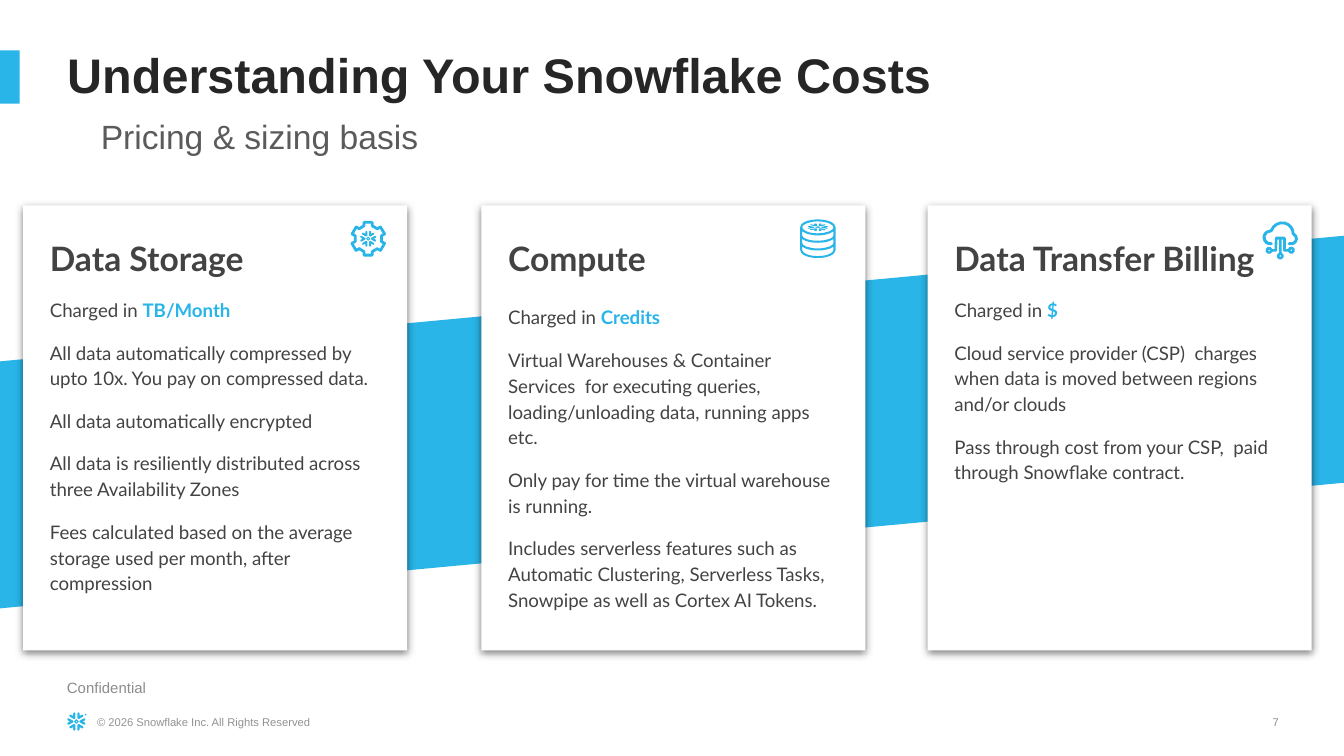
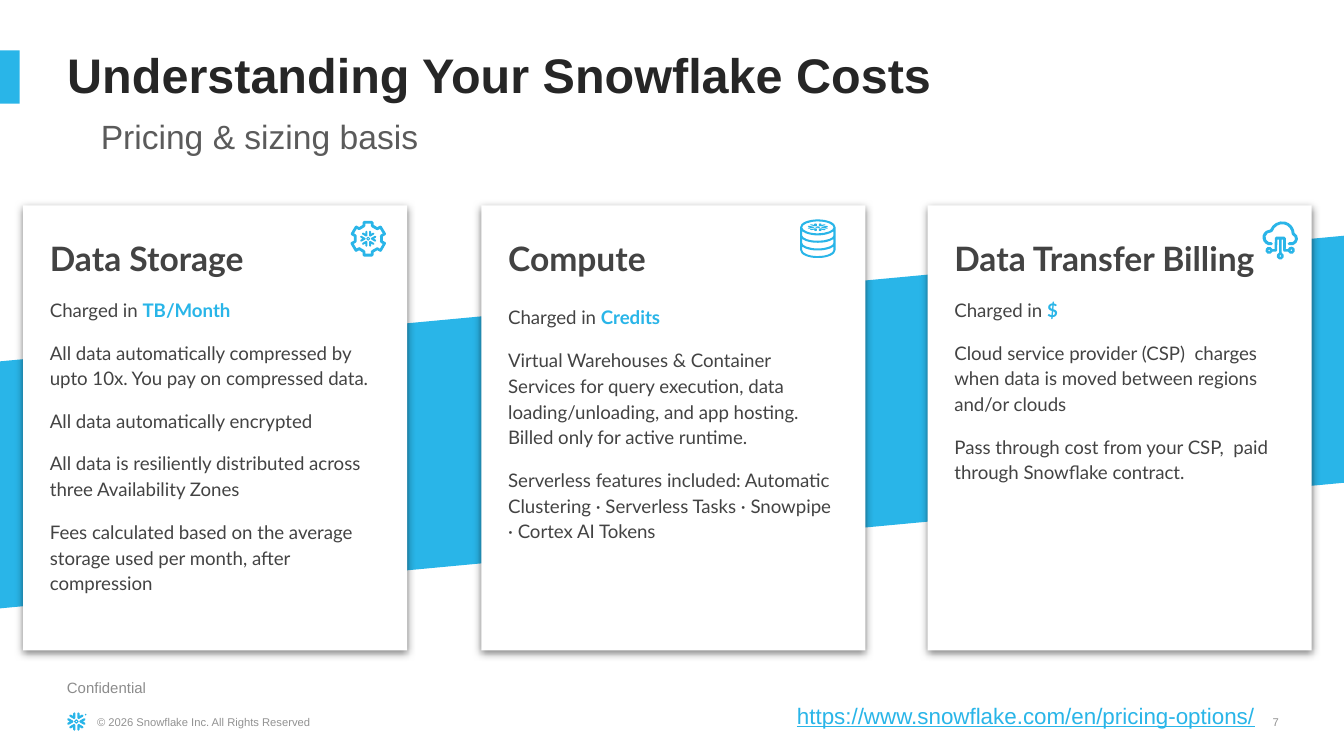
Before and after one commit to sfc-gh-ldeleyritz/snowflake-sizing, a slide deck: slide 7 of assets/templates/sizing-base-template.pptx. Drawn at 1344x756 pixels with LibreOffice and Linux fonts; fonts in the diff are those of the drawing. Boxes give left, top, right and bottom in pixels: in the first picture for what was removed or moved away, otherwise in the second. Text is boxed around its words. In the diff, an @@ line names an element or a change of style, - is before the commit and + after.

```diff
--- a/assets/templates/sizing-base-template.pptx
+++ b/assets/templates/sizing-base-template.pptx
@@ text in rounded rectangle at (x1=508, y1=353, x2=831, y2=538): text changed @@
-Virtual Warehouses & Container Services for executing queries, loading/unloading data, running apps etc.
-Only pay for time the virtual warehouse is running.
-Includes serverless features such as Automatic Clustering, Serverless Tasks, Snowpipe as well as Cortex AI Tokens.
+Virtual Warehouses & Container Services for query execution, data loading/unloading, and app hosting. Billed only for active runtime.
+Serverless features included: Automatic Clustering · Serverless Tasks · Snowpipe · Cortex AI Tokens
@@ text added at (x1=797, y1=707, x2=1254, y2=729), 12 pt, text #29B5E8, underline @@
+https://www.snowflake.com/en/pricing-options/
```
Also in this commit, not shown: 2 other files.
